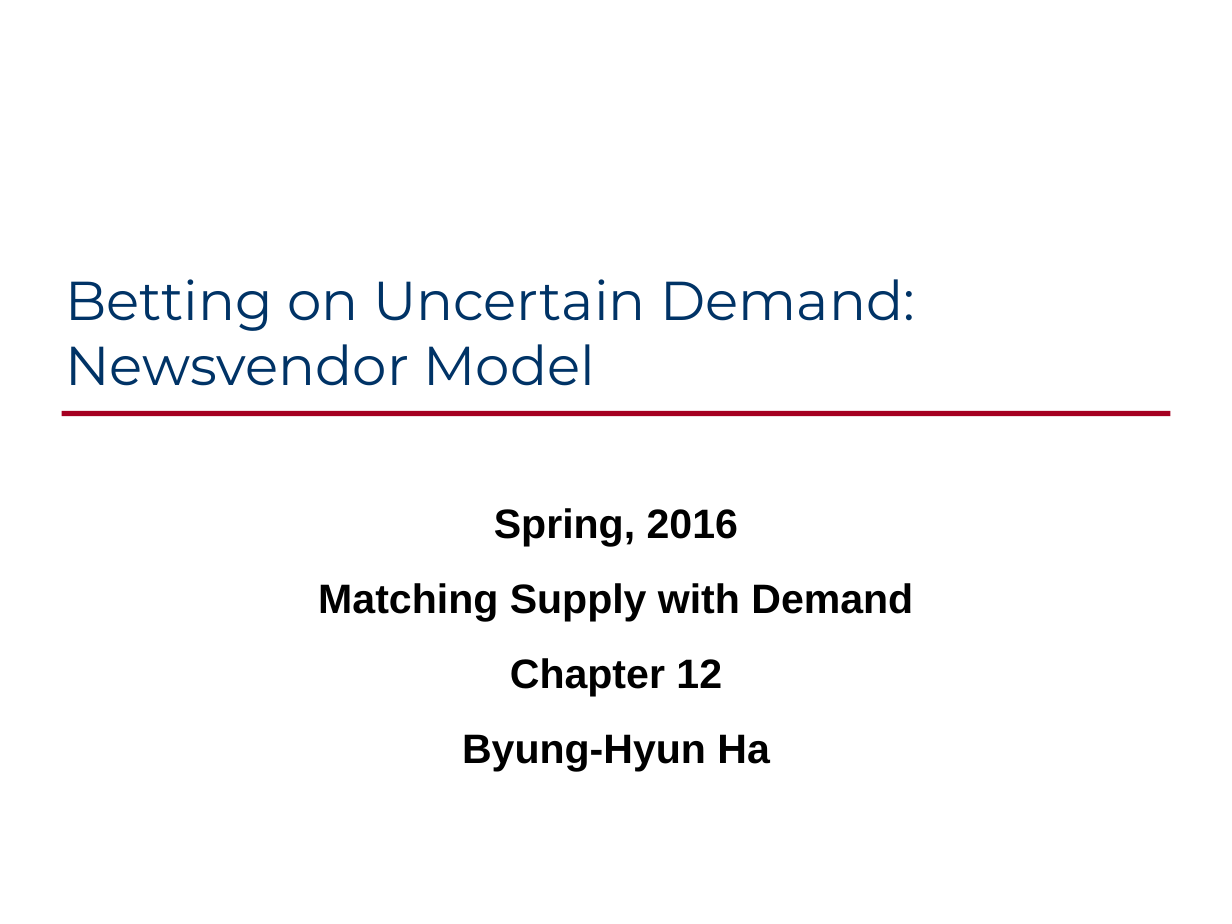
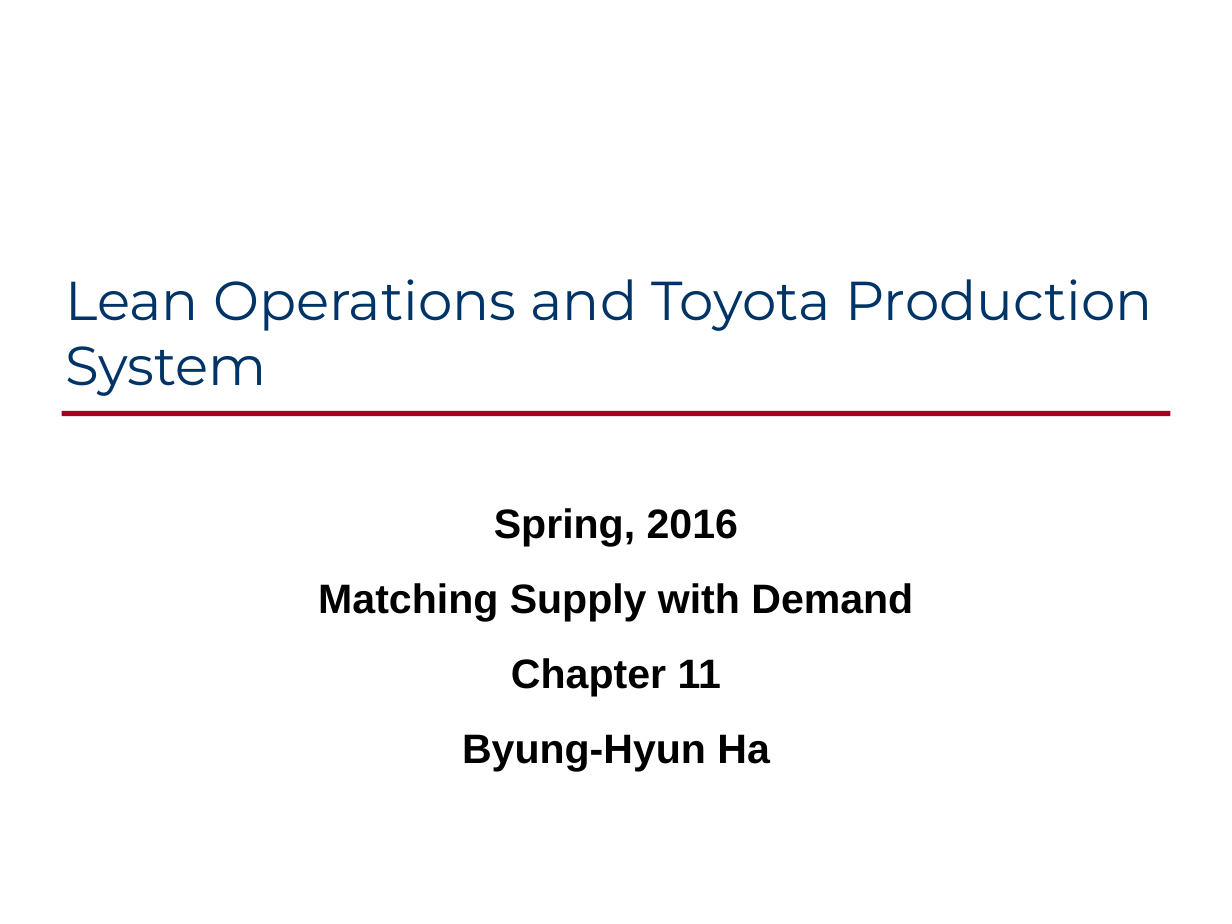
Before and after one commit to ikelab/courses, a slide deck: slide 1 of pm2016/c11.ppt. Drawn at 1232x924 pixels with LibreOffice and Linux fonts; fonts in the diff are those of the drawing. Boxes give left, top, right and bottom in pixels: in the first picture for what was removed or moved away, otherwise in the second. Text is boxed around its words. In the diff, an @@ line names an element or a change of style, - is before the commit and + after.

```diff
--- a/pm2016/c11.ppt
+++ b/pm2016/c11.ppt
@@ title at <box>65,279,1153,396</box>: text changed @@
-Betting on Uncertain Demand: Newsvendor Model
+Lean Operations and Toyota Production System
@@ subtitle at <box>511,658,721,696</box>: text changed @@
-Chapter 12
+Chapter 11
```
Also in this commit, not shown: 2 other slides changed, 9 slides added, 6 slides removed, 2 other files.
